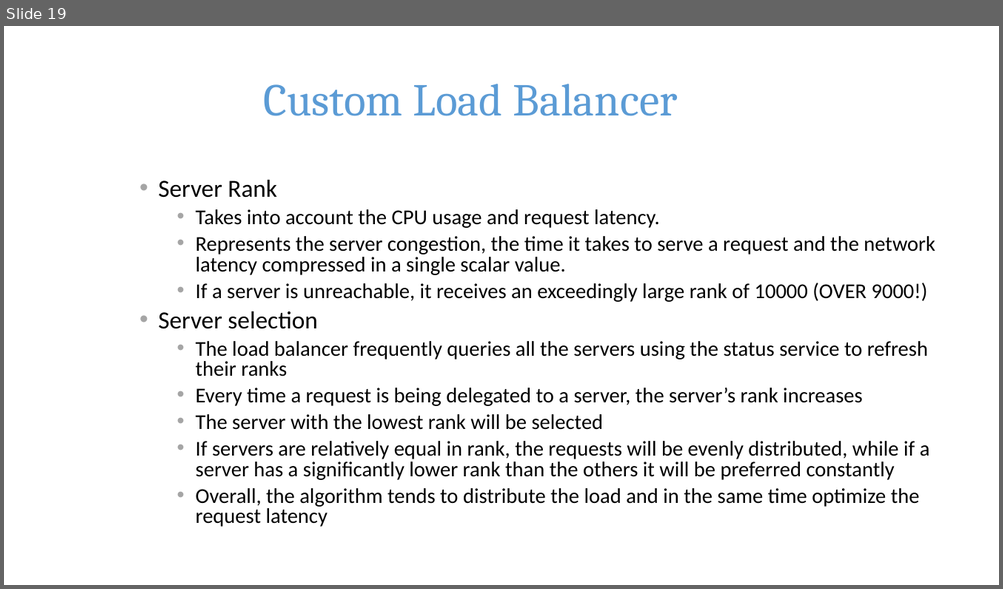
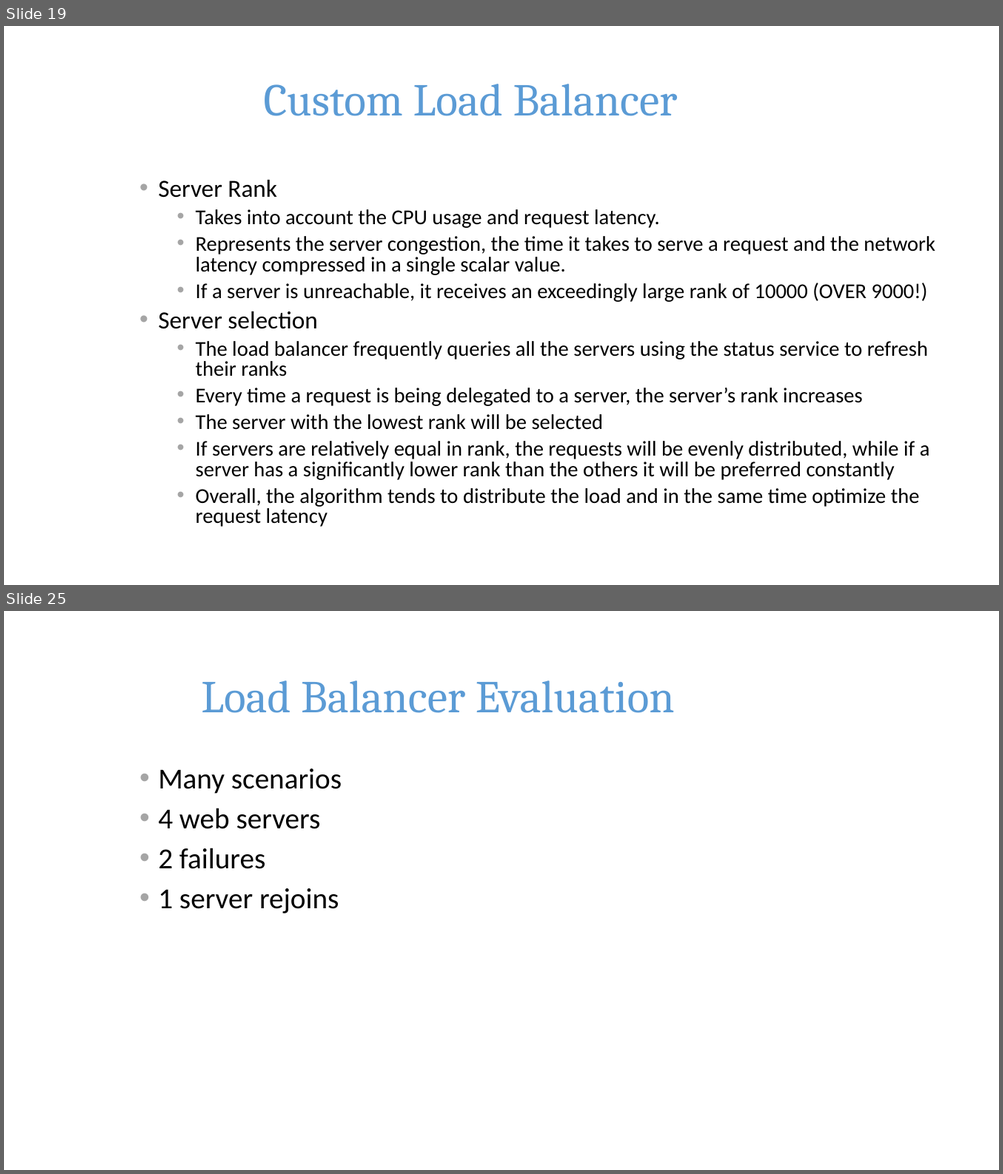
Before and after one commit to std08010/ds2015, a slide deck: Presentation.pptx. Shown one above the other, each under a label of ours: slide 19 before the commit, slides 19 and 25 after it; the slides between them are not shown. The pictures are 1003x589 and 1003x1174 pixels, drawn with LibreOffice and Linux fonts; fonts in the diff are those of the drawing; background and template pictures are left out. Boxes give left, top, right and bottom in pixels: in the first picture for what was removed or moved away, otherwise in the second. Text is boxed around its words. In the diff, an @@ line names an element or a change of style, - is before the commit and + after.

```diff
--- a/Presentation.pptx
+++ b/Presentation.pptx
@@ slide 25 added at [4,611,999,1170], background picture (left out) @@
@@ title added at [201,681,674,713], 44 pt, text #5B9BD5 @@
+Load Balancer Evaluation
@@ text added at [158,769,341,914], 28 pt, text #000000 @@
+• Many scenarios
+• 4 web servers
+• 2 failures
+• 1 server rejoins
```
Also in this commit, not shown: 5 other slides added, 1 other file.
